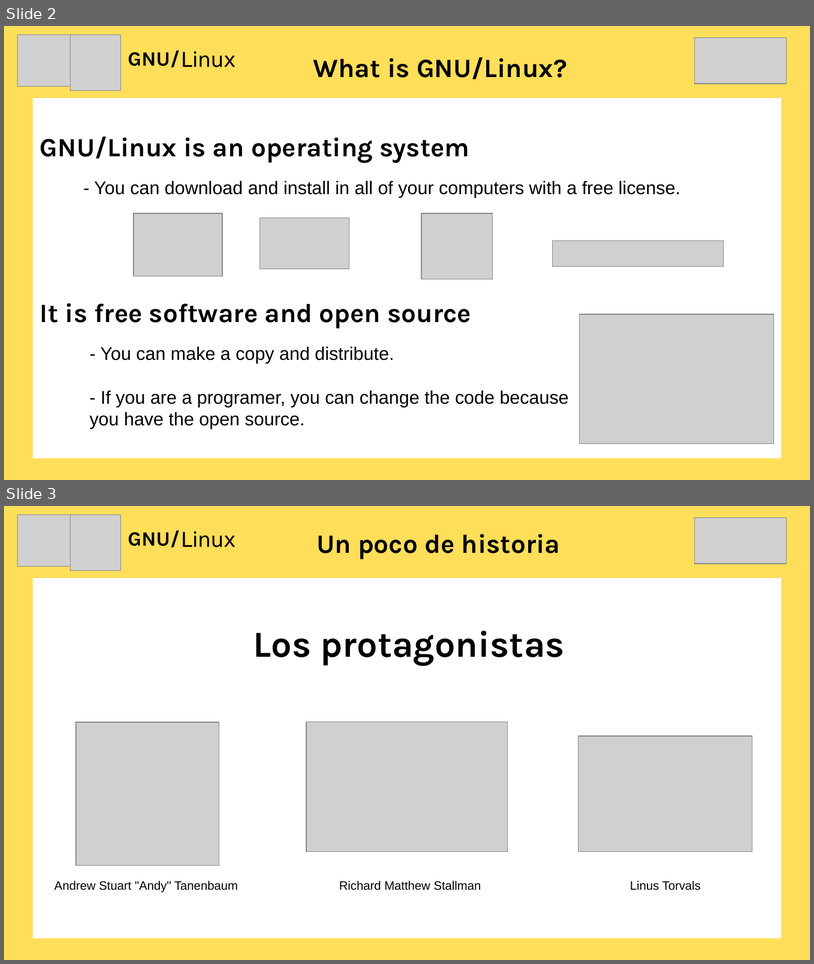
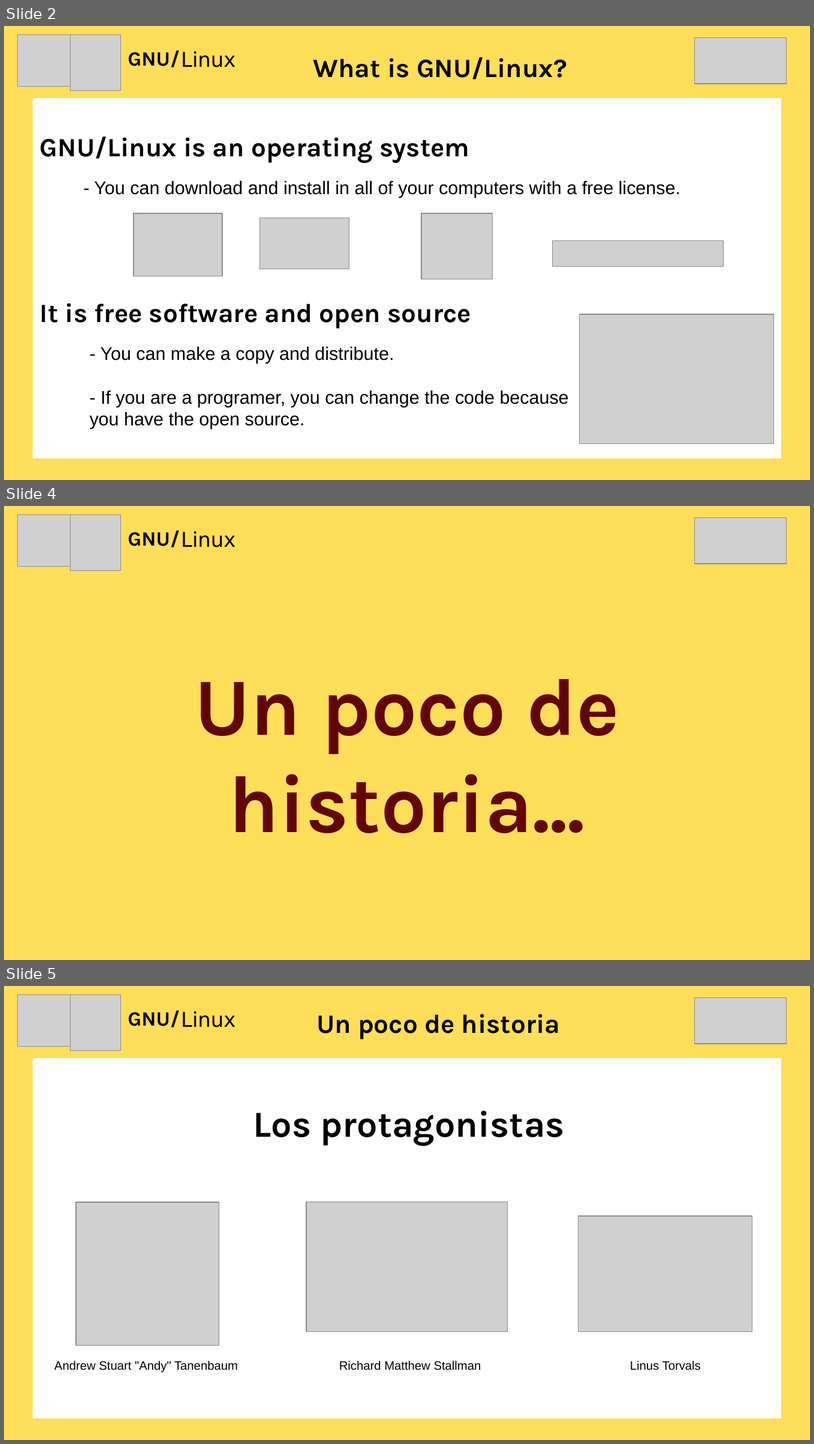
Before and after one commit to marioastur/pildora_linux, a slide deck: presentacion_linux.odp. Shown one above the other, each under a label of ours: slides 2 and 3 before the commit, slides 2, 4 and 5 after it; the slides between them are not shown. The pictures are 814x964 and 814x1444 pixels, drawn with LibreOffice and Linux fonts; fonts in the diff are those of the drawing; grey boxes stand for pictures. Boxes give left, top, right and bottom in pixels: in the first picture for what was removed or moved away, otherwise in the second. Text is boxed around its words. In the diff, an @@ line names an element or a change of style, - is before the commit and + after.

```diff
--- a/presentacion_linux.odp
+++ b/presentacion_linux.odp
@@ slide 4 added at <box>4,506,810,960</box>, background #FFDE59 @@
@@ picture added at <box>17,515,70,567</box> @@
@@ picture added at <box>71,515,121,570</box> @@
@@ picture added at <box>696,518,787,563</box> @@
@@ title added at <box>128,530,180,547</box>, 20 pt, text #000000, bold @@
+GNU/
@@ title added at <box>181,531,236,547</box>, 20 pt, text #000000 @@
+Linux
@@ text added at <box>194,679,620,833</box>, 80 pt, text #610506, bold @@
+Un poco de
+historia...
@@ what was slide 3 is now slide 5 @@
```
Also in this commit, not shown: 2 other slides added, 6 other files.
